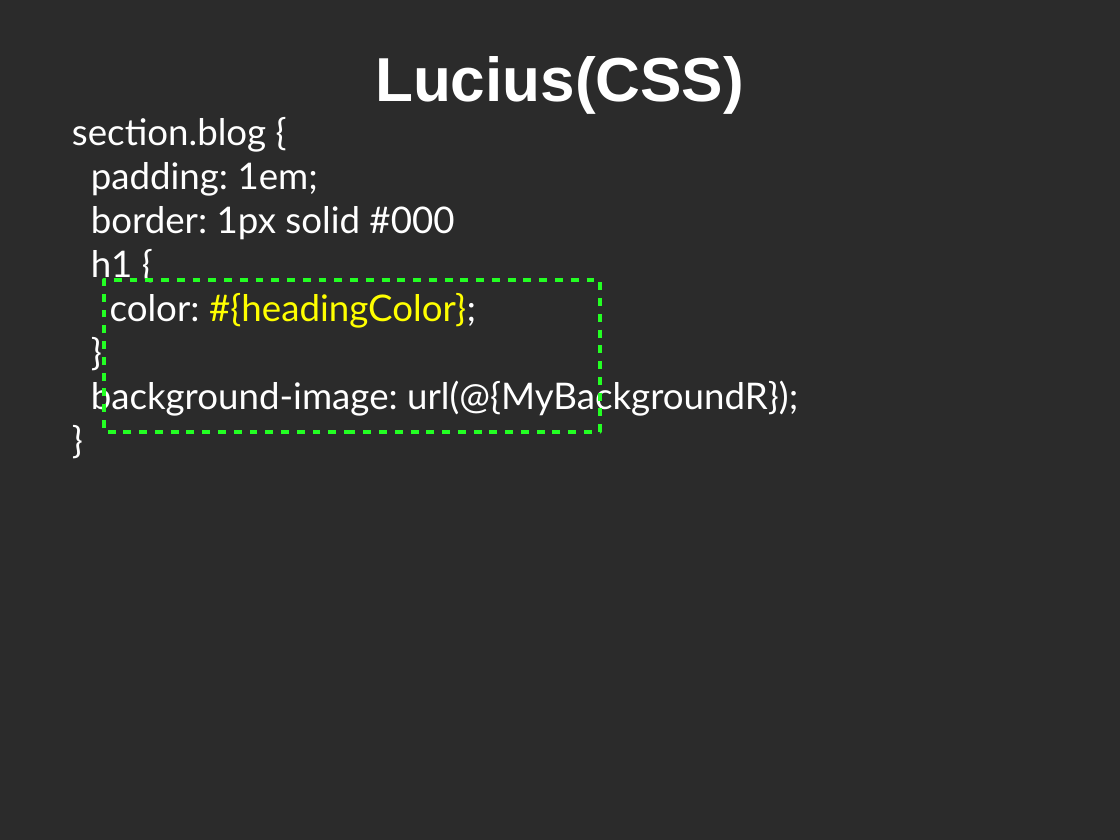
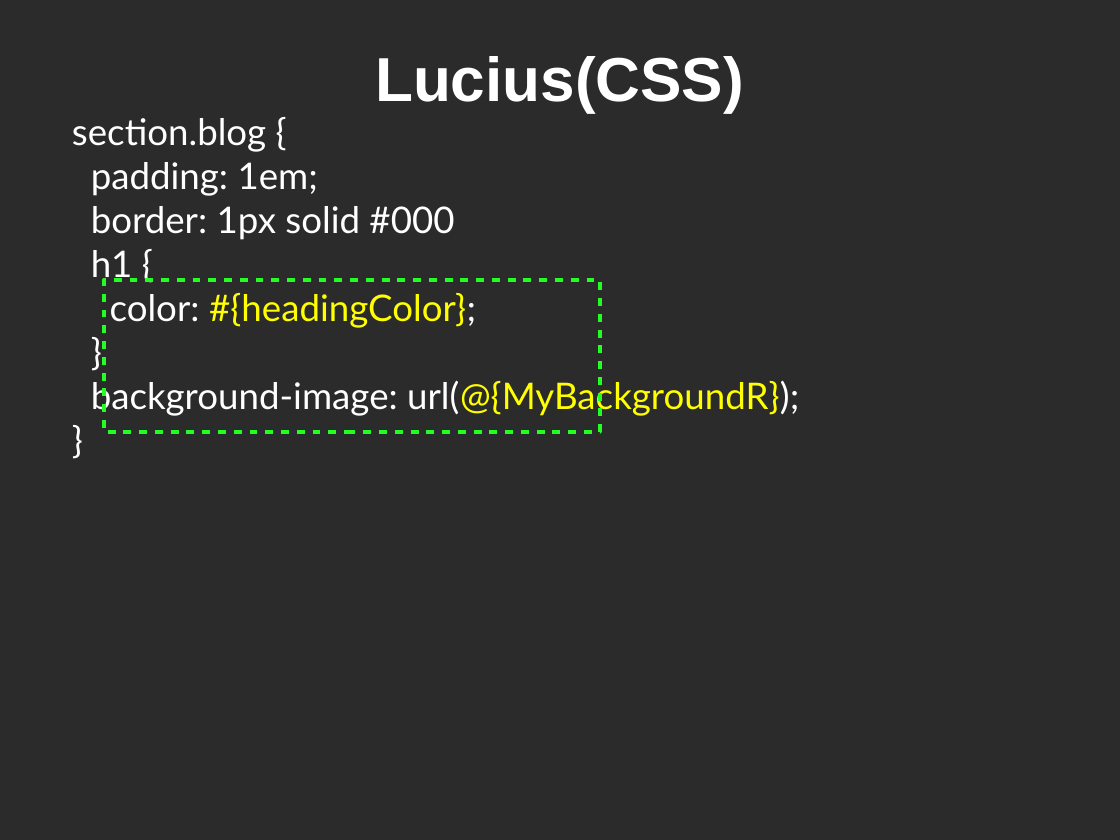
Before and after one commit to cutsea110/cross-slide, a slide deck: slide 14 of CROSS-Yesod.odp (slide 15 before the commit). Drawn at 1120x840 pixels with LibreOffice and Linux fonts; fonts in the diff are those of the drawing; background and template pictures are left out; a plain dark background stands for a picture behind light text. Boxes give left, top, right and bottom in pixels: in the first picture for what was removed or moved away, otherwise in the second. Text is boxed around its words. In the diff, an @@ line names an element or a change of style, - is before the commit and + after.

```diff
--- a/CROSS-Yesod.odp
+++ b/CROSS-Yesod.odp
@@ text at <box>91,377,799,416</box>: text colour #FFFFFF to #FFFF00 in "url(@{MyBackgroundR});" @@
```
Also in this commit, not shown: 23 other slides changed, 2 slides removed, 1 other file.
